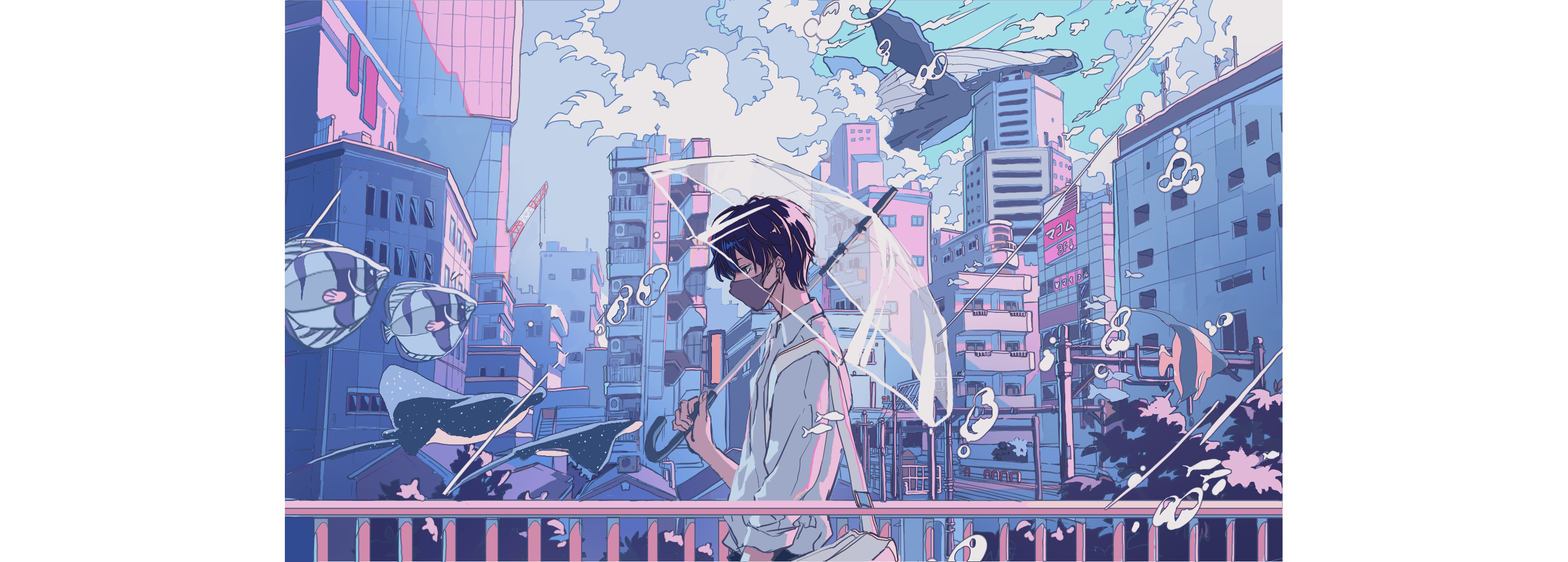
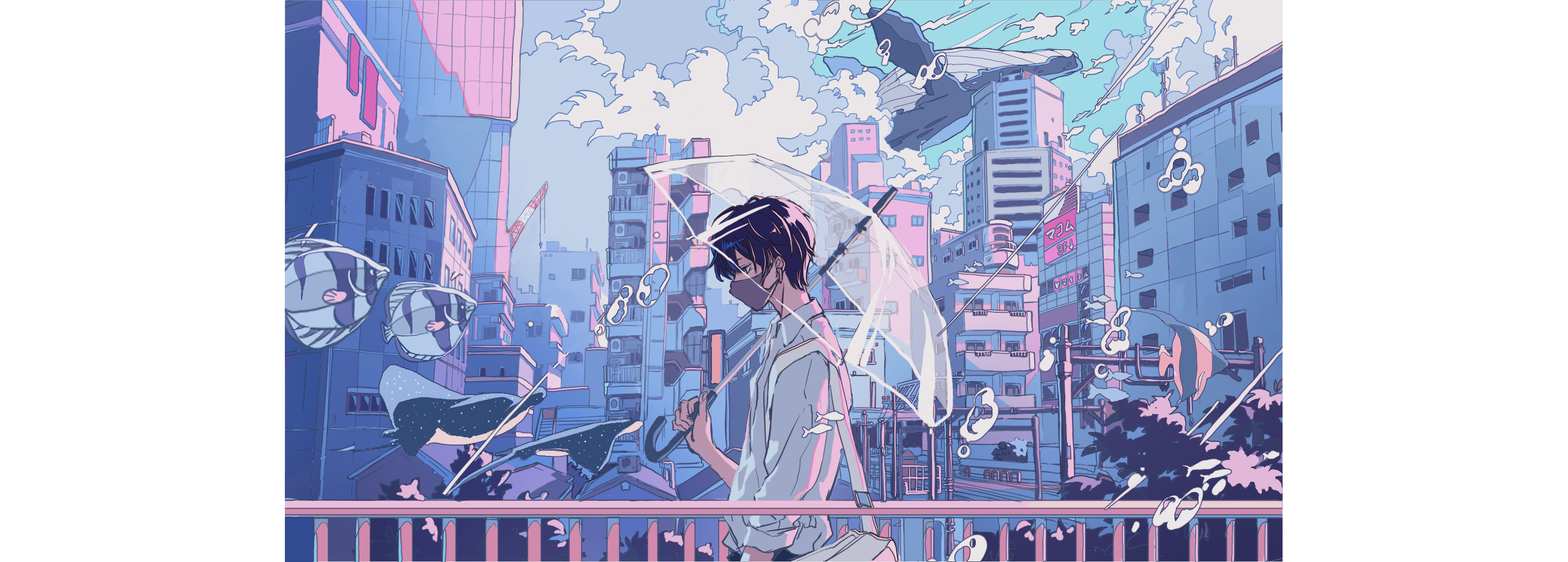
The second 1568px x 562px image is a revision of the first. Changes to its layers:
painted on "default.jpg" over <box>284,169,1190,480</box>
